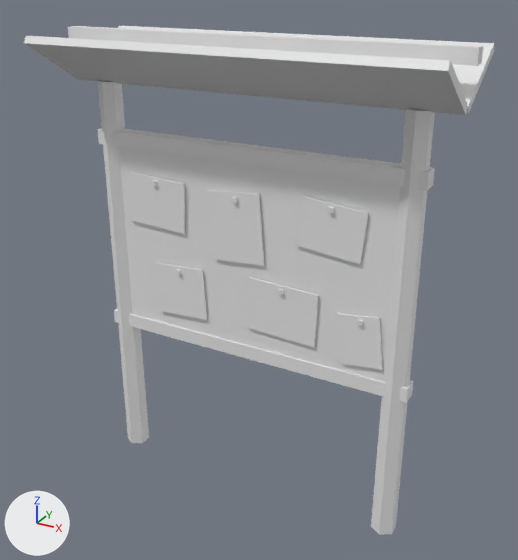
A saved change to the glTF model models/village/props/noticeboard.glb.
Both versions are drawn from a 50 mm camera at (1.75, -3.07, 2.87) aimed at (0.04, 0.04, 1.31). Every picture has the same lights, and +X, +Y and +Z are marked at lower left. The first picture is the older version. Where no turn or scale is listed for an object, it has been applied to the vertices.

The first picture shows 'Board', 'Frame', 'Frame.001', 'Note', 'Note.001', 'Note.002', 'Note.003', 'Note.004', 'Post', 'Post.001', 'Ridge', 'Roof', 'Roof.001' and 1 more.
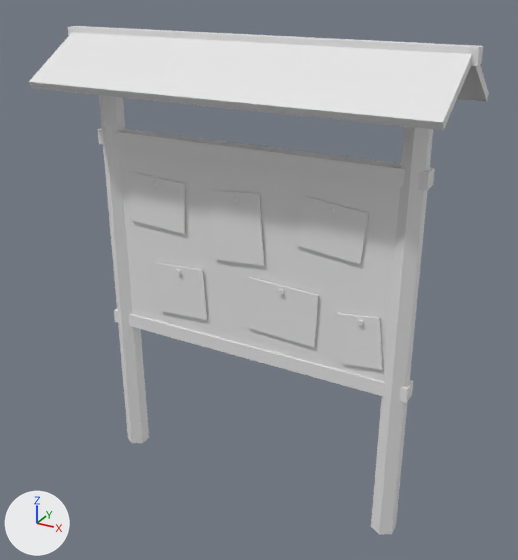
Where the newer file only moved an object's origin or applied its transform, the numbers keep the older frame.

Where the change shows, as pixel boxes [x1, y1, x2, y2] in the pictures (518 x 560 px):
'Roof.001', turned: before [24, 36, 468, 115]; after [29, 32, 472, 130]
'Roof', turned: before [118, 26, 494, 114]; after [457, 65, 489, 101]

The change in detail:
Object 'Roof' (ob_roof) turns from (32, 0, 0) to (-32, 0, 0) degrees about x, y and z.
Object 'Roof.001' (ob_roof_001) turns from (-32, 0, 0) to (32, 0, 0) degrees about x, y and z.
